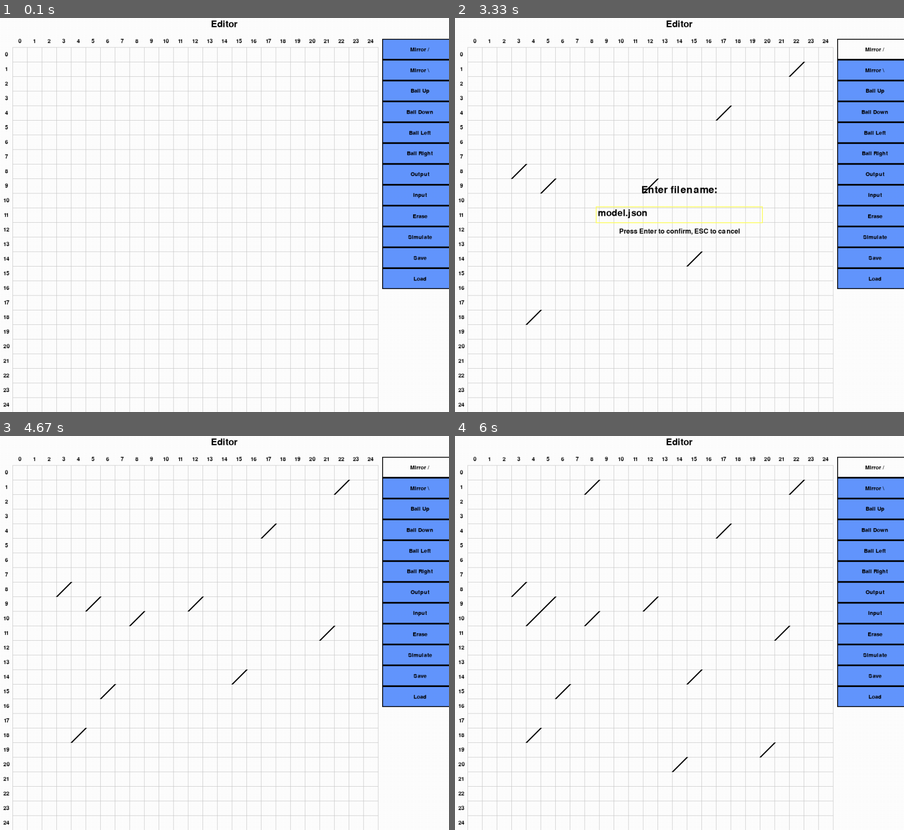
Above: before the commit, frames 1-4 (two rows, left to right).
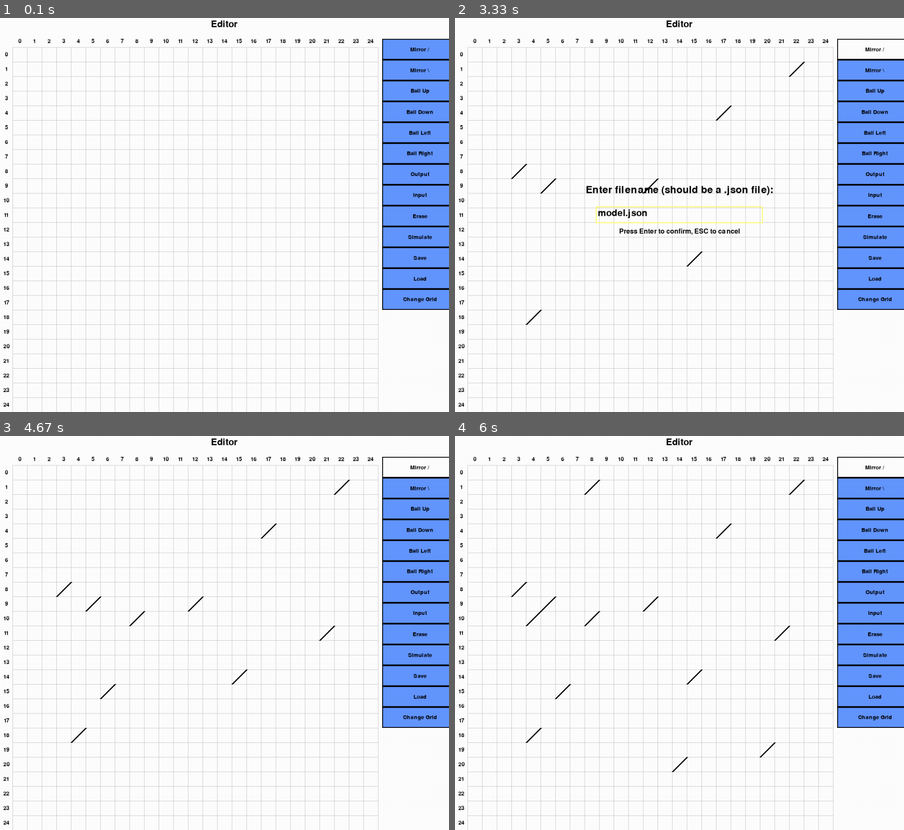
Above: after the commit, the same moments.

Repository: ehamer1248/billiard_ball_computing
Game: pygame game, started from billiard_pygame.py
The game is run twice, just before and just after one commit, with the same random seed, the same clock (stepped at 60 frames per second) and the same inputs.
Inputs (mouse positions are in pixels of both pictures, inside the frame that each line leads up to):
- Up to frame 1 (0.1 s): no input
- Up to frame 2 (3.33 s): click "Mirror /" at 0.38 s; click (513, 175) at 0.72 s; click (697, 262) at 1.05 s; click (526, 309) at 1.38 s; click (796, 69) at 1.72 s; click (544, 191) at 2.05 s; click (719, 112) at 2.38 s; click (643, 191) at 2.72 s; click (841, 262) at 3.05 s
- Up to frame 3 (4.67 s): type "ann" at 3.33 s; tap Enter at 3.67 s; click (327, 633) at 3.95 s; click (130, 609) at 4.28 s; click (112, 692) at 4.62 s
- Up to frame 4 (6 s): click (526, 621) at 4.95 s; click (670, 766) at 5.28 s; click (764, 755) at 5.62 s; click (589, 487) at 5.95 s

The runs differ from the first frame. In frame 1, 0.8% of the frame differs, in the area x 85-100%, y 68-75%; in frame 2, 1.3%, in the area x 29-100%, y 42-75%; in frame 3, 0.8%; in frame 4, 0.8%.

Commit message:
added initial grid resizing mechanic, need to create a consistent window size and adjust cell size to fix it still

Diff:
--- a/billiard_pygame.py
+++ b/billiard_pygame.py
@@ -293,8 +293,14 @@
 
 
 class PromptBox:
-    def __init__(self, file_prompt = 'Enter filename:'):
-        self.prompt = file_prompt
+    def __init__(self, prompt_type):
+        self.prompt_type = prompt_type
+        if prompt_type == "file":
+            self.prompt = "Enter filename (should be a .json file):"
+        elif prompt_type == "grid":
+            self.prompt = "Enter new grid size(25 - 100):"
+        print(self.prompt)
+        print(self.prompt_type)
         self.prompt_font = pygame.font.Font(None, 36)
         self.instruction_font = pygame.font.Font(None, 24)
         self.active = False
@@ -320,14 +326,19 @@
                     return None
 
                 result = self.input_box.event_handle(event)
-
+                print(result)
                 if result == "cancelled":
                     self.active = False
                     return None
-                elif result is not None:
+                elif result is not None and self.prompt_type == "file":
                     self.active = False
                     if not result.endswith('.json'):
                         result += '.json'
+                    return result
+                elif result is not None and self.prompt_type == "grid":
+                    result = int(result)
+                    if result < 25 or result > 100:
+                        print("Invalid grid size, enter number between 25 and 100")
                     return result
 
             screen.blit(background, (0,0))
@@ -430,16 +441,26 @@
         print(f'{filename} contains invalid data format: {e}')
     return [], [], [], []
 
-def main():
-
-    global balls, mirrors, outputs, inputs
-    edit_mode = True
-    selected_tool = None
-
+GRID_SIZE = 25  # 25x25 grid
+CELL_SIZE = 35
+LABEL_MARGIN = 30  # Space for labels
+TITLE_MARGIN = 40  # Space for title at top
+MENU_WIDTH = 200
+GRID_WIDTH = GRID_SIZE * CELL_SIZE + LABEL_MARGIN
+WINDOW_WIDTH = GRID_SIZE * CELL_SIZE + MENU_WIDTH
+WINDOW_HEIGHT = GRID_SIZE * CELL_SIZE + LABEL_MARGIN + TITLE_MARGIN
+def change_grid_size(new_grid_size, menu_buttons,screen):
+    global GRID_SIZE, CELL_SIZE, LABEL_MARGIN, TITLE_MARGIN, MENU_WIDTH, GRID_WIDTH, WINDOW_WIDTH, WINDOW_HEIGHT
+
+    GRID_SIZE = new_grid_size
+    GRID_WIDTH = GRID_SIZE * CELL_SIZE + LABEL_MARGIN
+    WINDOW_WIDTH = GRID_SIZE * CELL_SIZE + MENU_WIDTH
+    WINDOW_HEIGHT = GRID_SIZE * CELL_SIZE + LABEL_MARGIN + TITLE_MARGIN
 
     button_y = TITLE_MARGIN + 10
     button_spacing = 50
-    menuButtons = [
+
+    menu_buttons = [
         MenuButton(GRID_WIDTH + 10, button_y, 180, 50, "Mirror /", "mirror", "/"),
         MenuButton(GRID_WIDTH + 10, button_y + (button_spacing), 180, 50, "Mirror \\", "mirror", "\\"),
         MenuButton(GRID_WIDTH + 10, button_y + (button_spacing * 2), 180, 50, "Ball Up","ball", (0,-1,RED)),
@@ -451,7 +472,39 @@
         MenuButton(GRID_WIDTH + 10, button_y + (button_spacing * 8), 180, 50, "Erase", "erase",None),
         MenuButton(GRID_WIDTH + 10, button_y + (button_spacing * 9), 180, 50, "Simulate", "mode",None),
         MenuButton(GRID_WIDTH + 10, button_y + (button_spacing * 10), 180, 50, "Save", "save",None),
-        MenuButton(GRID_WIDTH + 10, button_y + (button_spacing * 11), 180, 50, "Load", "load",None)
+        MenuButton(GRID_WIDTH + 10, button_y + (button_spacing * 11), 180, 50, "Load", "load",None),
+        MenuButton(GRID_WIDTH + 10, button_y + (button_spacing * 12), 180, 50, "Change Grid", "grid",None)
+
+    ]
+
+    screen = pygame.display.set_mode((WINDOW_WIDTH, WINDOW_HEIGHT))
+    pygame.display.set_caption("Billiard Ball Simulator")
+
+    return menu_buttons
+
+def main():
+
+    global balls, mirrors, outputs, inputs
+    edit_mode = True
+    selected_tool = None
+
+
+    button_y = TITLE_MARGIN + 10
+    button_spacing = 50
+    menu_buttons = [
+        MenuButton(GRID_WIDTH + 10, button_y, 180, 50, "Mirror /", "mirror", "/"),
+        MenuButton(GRID_WIDTH + 10, button_y + (button_spacing), 180, 50, "Mirror \\", "mirror", "\\"),
+        MenuButton(GRID_WIDTH + 10, button_y + (button_spacing * 2), 180, 50, "Ball Up","ball", (0,-1,RED)),
+        MenuButton(GRID_WIDTH + 10, button_y + (button_spacing * 3), 180, 50, "Ball Down", "ball", (0,1,BLUE)),
+        MenuButton(GRID_WIDTH + 10, button_y + (button_spacing * 4), 180, 50, "Ball Left", "ball", (-1,0,GREEN)),
+        MenuButton(GRID_WIDTH + 10, button_y + (button_spacing * 5), 180, 50, "Ball Right", "ball",(1,0,ORANGE)),
+        MenuButton(GRID_WIDTH + 10, button_y + (button_spacing * 6), 180, 50, "Output", "output",None),
+        MenuButton(GRID_WIDTH + 10, button_y + (button_spacing * 7), 180, 50, "Input", "input",None),
+        MenuButton(GRID_WIDTH + 10, button_y + (button_spacing * 8), 180, 50, "Erase", "erase",None),
+        MenuButton(GRID_WIDTH + 10, button_y + (button_spacing * 9), 180, 50, "Simulate", "mode",None),
+        MenuButton(GRID_WIDTH + 10, button_y + (button_spacing * 10), 180, 50, "Save", "save",None),
+        MenuButton(GRID_WIDTH + 10, button_y + (button_spacing * 11), 180, 50, "Load", "load",None),
+        MenuButton(GRID_WIDTH + 10, button_y + (button_spacing * 12), 180, 50, "Change Grid", "grid",None)
 
     ]
 
@@ -481,7 +534,7 @@
             if event.type == pygame.MOUSEBUTTONDOWN:
                 mouse_pos = event.pos
 
-                for button in menuButtons:
+                for button in menu_buttons:
                     if button.on_click(mouse_pos):
                         print("mode button")
                         if button.type == "mode":
@@ -496,18 +549,23 @@
                             else:
                                 button.label = "Edit"
                         elif button.type == "save":
-                            file_prompt = PromptBox("Enter filename:")
+                            file_prompt = PromptBox("file")
                             filename = file_prompt.show_prompt(screen)
                             if filename:
                                 save_model(mirrors, balls, outputs,inputs, filename)
                         elif button.type == "load":
-                            file_prompt = PromptBox("Enter filename:")
+                            file_prompt = PromptBox("file")
                             filename = file_prompt.show_prompt(screen)
                             if filename:
                                 mirrors, balls, outputs, inputs = load_model(filename)
+                        elif button.type == "grid":
+                            grid_prompt = PromptBox("grid")
+                            new_grid_size = grid_prompt.show_prompt(screen)
+                            if new_grid_size:
+                                menu_buttons = change_grid_size(new_grid_size,menu_buttons,screen)
                         else:
                             print("tool button")
-                            for b in menuButtons:
+                            for b in menu_buttons:
                                 b.selected = False
                             button.selected = True
                             selected_tool = button
@@ -648,7 +706,7 @@
             ball.draw(screen)
         for mirror in mirrors:
             mirror.draw(screen)
-        for b in menuButtons:
+        for b in menu_buttons:
             b.draw(screen)
 
         pygame.display.flip()
